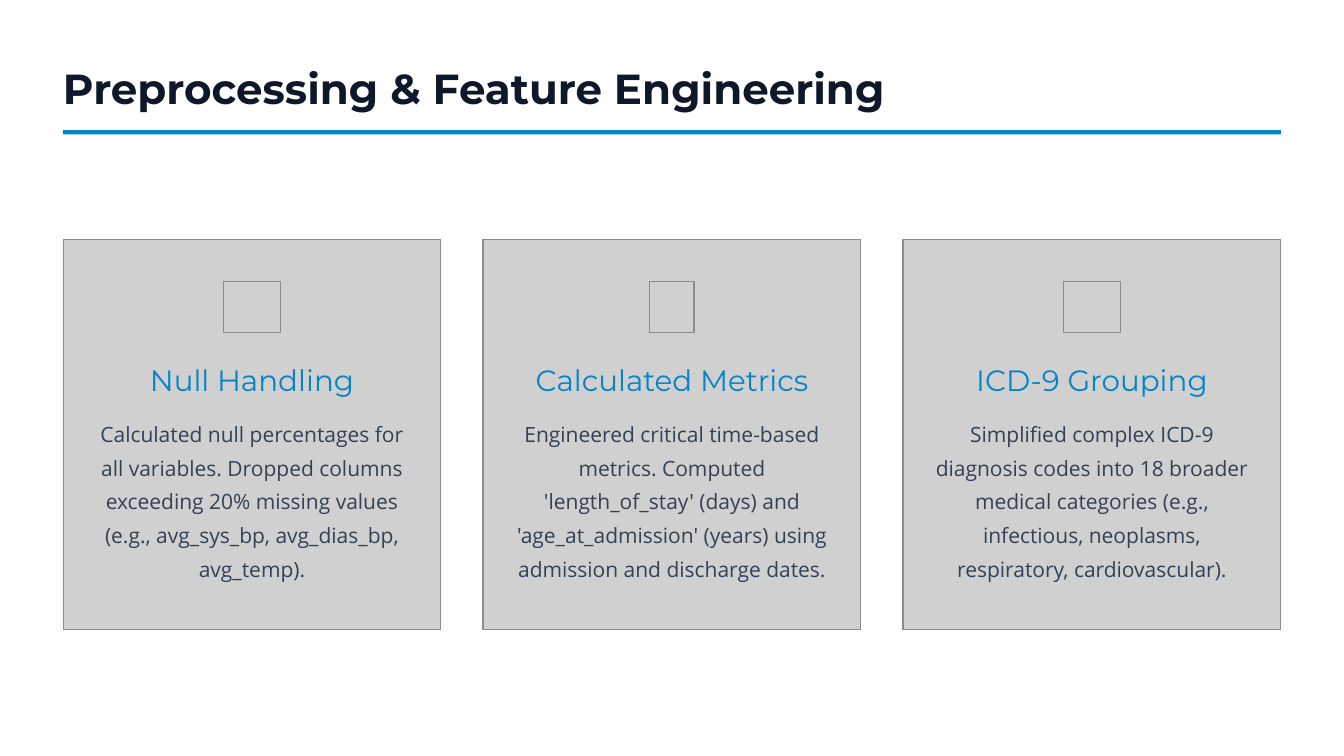
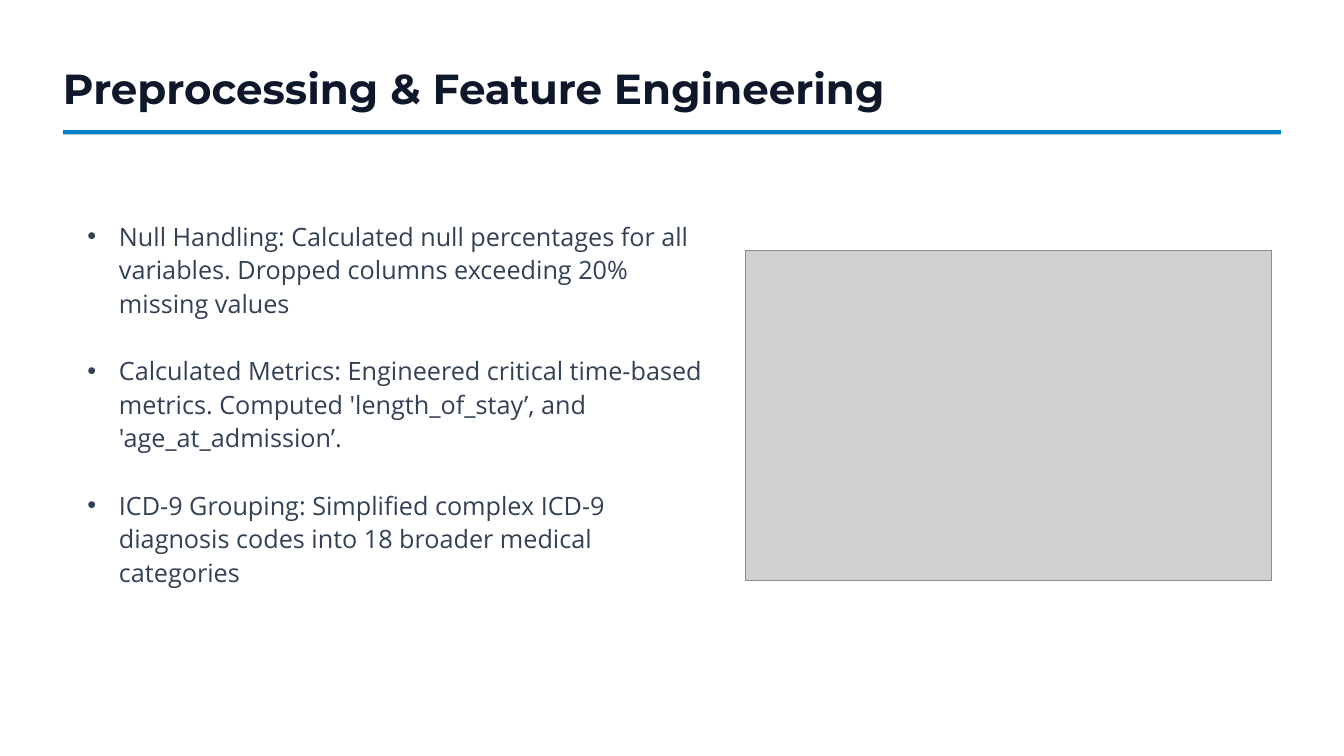
Before and after one commit to vizcayal/ai-on-healthcare, a slide deck: slide 6 of hw5/MIMIC-III ML Pipeline.pptx. Drawn at 1344x756 pixels with LibreOffice and Linux fonts; fonts in the diff are those of the drawing; grey boxes stand for pictures; background and template pictures are left out. Boxes give left, top, right and bottom in pixels: in the first picture for what was removed or moved away, otherwise in the second. Text is boxed around its words. In the diff, an @@ line names an element or a change of style, - is before the commit and + after.

```diff
--- a/hw5/MIMIC-III ML Pipeline.pptx
+++ b/hw5/MIMIC-III ML Pipeline.pptx
@@ text at (119, 226, 702, 588): text changed; size 15 to 18 pt @@
-Calculated null percentages for all variables. Dropped columns exceeding 20% missing values (e.g., avg_sys_bp, avg_dias_bp, avg_temp).
+• Null Handling: Calculated null percentages for all variables. Dropped columns exceeding 20% missing values
+• Calculated Metrics: Engineered critical time-based metrics. Computed 'length_of_stay’, and 'age_at_admission’.
+• ICD-9 Grouping: Simplified complex ICD-9 diagnosis codes into 18 broader medical categories
@@ picture removed at (63, 240, 441, 629) @@
@@ picture removed at (483, 240, 861, 629) @@
@@ picture: place and size @@
-picture at (903, 240, 1281, 629)
+picture at (746, 250, 1272, 581)
@@ picture removed at (224, 282, 280, 333) @@
@@ picture removed at (650, 282, 695, 333) @@
@@ picture removed at (1064, 282, 1120, 333) @@
@@ text removed at (150, 369, 354, 397) @@
-Null Handling
@@ text removed at (536, 369, 808, 391) @@
-Calculated Metrics
@@ text removed at (976, 369, 1208, 397) @@
-ICD-9 Grouping
@@ text removed at (517, 426, 827, 582) @@
-Engineered critical time-based metrics. Computed 'length_of_stay' (days) and 'age_at_admission' (years) using admission and discharge dates.
@@ text removed at (936, 426, 1248, 582) @@
-Simplified complex ICD-9 diagnosis codes into 18 broader medical categories (e.g., infectious, neoplasms, respiratory, cardiovascular).
```
Also in this commit, not shown: 3 other slides changed, 2 slides added, 1 slide removed, 2 other files.
